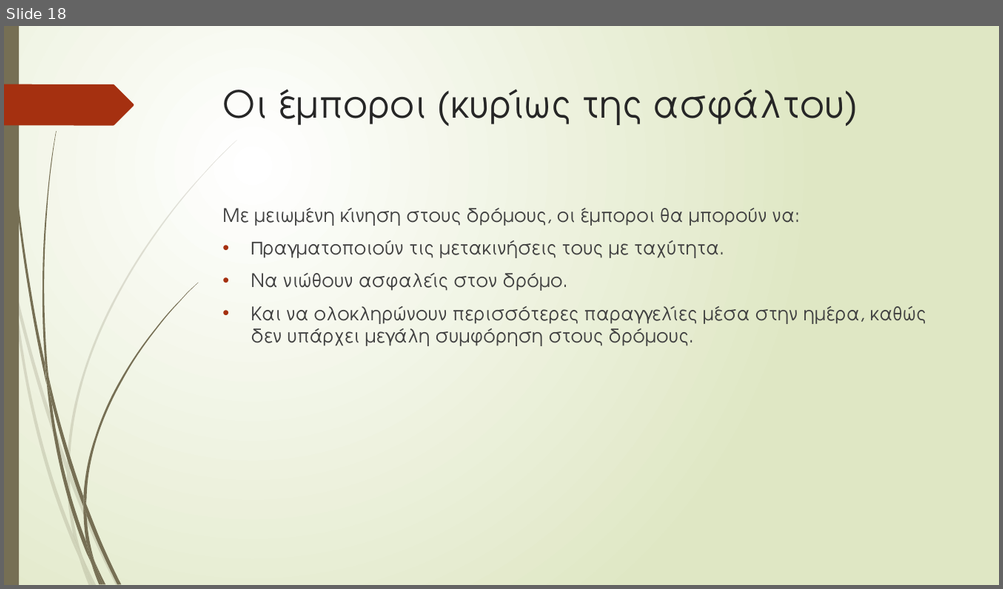
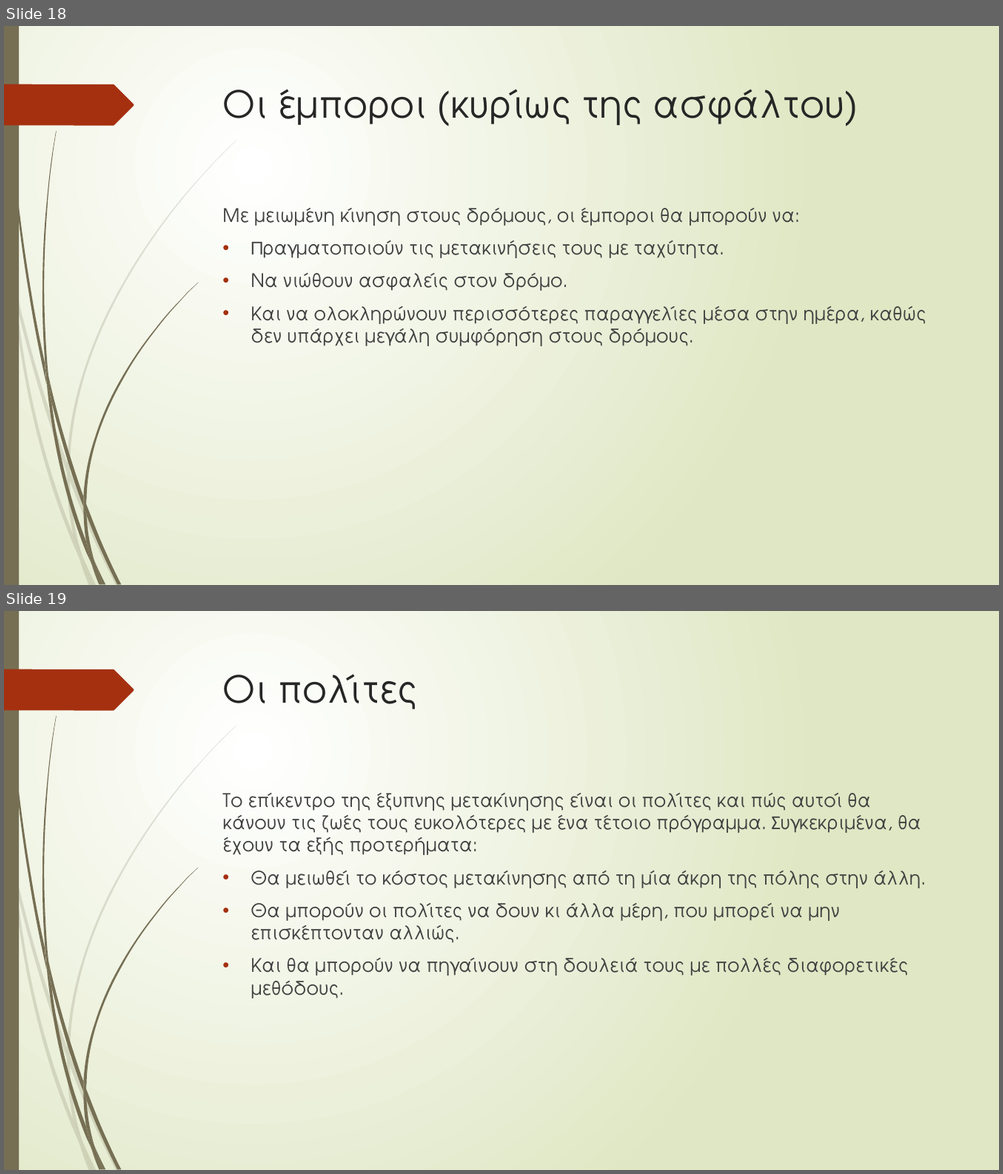
Before and after one commit to GeorgeMC2610/Contiki-Cooja-Simulations, a slide deck: final/p19204.pptx. Shown one above the other, each under a label of ours: slide 18 before the commit, slides 18 and 19 after it. The pictures are 1003x589 and 1003x1174 pixels, drawn with LibreOffice and Linux fonts; fonts in the diff are those of the drawing. Boxes give left, top, right and bottom in pixels: in the first picture for what was removed or moved away, otherwise in the second. Text is boxed around its words. In the diff, an @@ line names an element or a change of style, - is before the commit and + after.

```diff
--- a/final/p19204.pptx
+++ b/final/p19204.pptx
@@ slide 19 added at (4,611,999,1170), background gradient #FFFFFF to #DFE8C4; not listed: 24 template elements that a slide beside it also shows @@
@@ title added at (223,674,418,709), 36 pt, text #262626 @@
+Οι πολίτες
@@ text added at (222,793,925,999), 18 pt, text #404040 @@
+Το επίκεντρο της έξυπνης μετακίνησης είναι οι πολίτες και πώς αυτοί θα κάνουν τις ζωές τους ευκολότερες με ένα τέτοιο πρόγραμμα. Συγκεκριμένα, θα έχουν τα εξής προτερήματα:
+• Θα μειωθεί το κόστος μετακίνησης από τη μία άκρη της πόλης στην άλλη.
+• Θα μπορούν οι πολίτες να δουν κι άλλα μέρη, που μπορεί να μην επισκέπτονταν αλλιώς.
+• Και θα μπορούν να πηγαίνουν στη δουλειά τους με πολλές διαφορετικές μεθόδους.
```
Also in this commit, not shown: 2 other slides added.
